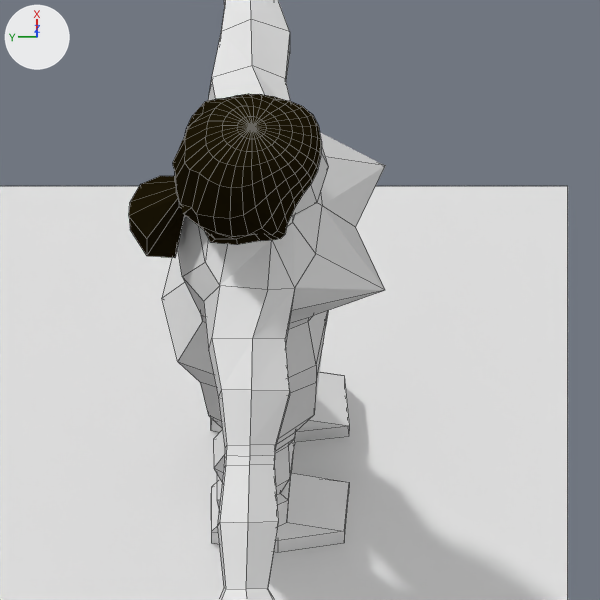
The Blender file workingfiles/peasant.blend as it was, and as the next commit left it.
Rendered twice from the file's camera 'Cam_E'. Every picture has the same lights, and +X, +Y and +Z are marked at upper left. Mesh edges are drawn as thin lines.

Before the edit, the objects in view are built like this:
```python
me_cube_001 = bpy.data.meshes.new('Cube.001')
me_cube_001.from_pydata(...)  # 401 vertices, 403 faces; spans x -6.73..6.73, y -1.59..1.54, z -7.82..5.6
me_cube_001.materials.append(mat_material_002)  # white #e7e7e7
me_plane = bpy.data.meshes.new('Plane')
me_plane.from_pydata([(-1.0, -1.0, 0.0), (1.0, -1.0, 0.0), (-1.0, 1.0, 0.0), (1.0, 1.0, 0.0)], [], [(0, 1, 3, 2)])
me_plane.materials.append(mat_shadowreceiver)  # white #e7e7e7
me_sphere = bpy.data.meshes.new('Sphere')
me_sphere.from_pydata(...)  # 281 vertices, 280 faces; spans x -1.16..1.1, y -0.98..1.72, z -2.95..1.02
me_sphere.materials.append(mat_material)  # black #1f1808
ob_cube_001 = bpy.data.objects.new('Cube.001', me_cube_001)
ob_cube_001.location = (0.0, 0.04, 7.8)
ob_cube_001.rotation_euler = (0.0, 0.0, 0.0000537)  # degrees (0, 0, 0)
ob_plane = bpy.data.objects.new('Plane', me_plane)
ob_plane.location = (0.0, 0.04, 0.0)
ob_plane.rotation_euler = (0.0, 0.0, 0.0000537)  # degrees (0, 0, 0)
ob_plane.scale = (4.15, 4.15, 4.15)
ob_sphere = bpy.data.objects.new('Sphere', me_sphere)
ob_sphere.location = (0.02, 0.32, 12.72)
ob_sphere.rotation_euler = (0.0, 0.0, 0.0000537)  # degrees (0, 0, 0)
ob_sphere.scale = (0.856, 1.0, 1.0)
```
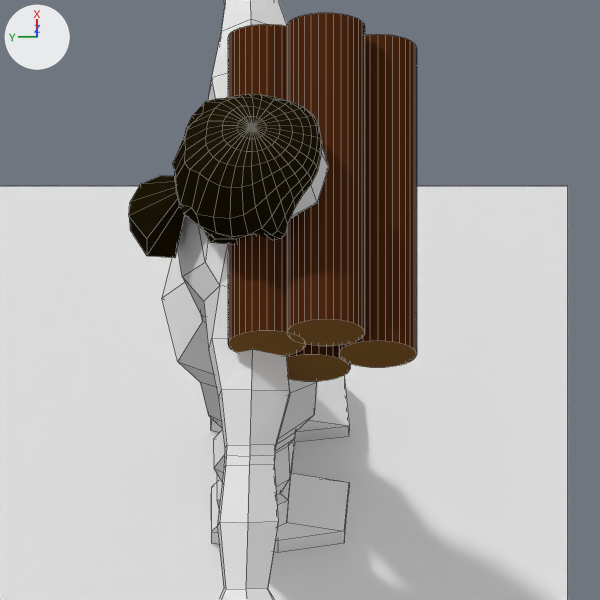
Patch to the scene script:
```diff
--- a/workingfiles/peasant.blend.py
+++ b/workingfiles/peasant.blend.py
@@ mat_material_005 @@
+mat_material_005 = diffuse_material('Material.005')
+mat_material_005.base_color = (0.214, 0.101, 0.0262)  # brown #7f592d
@@ mat_material_001 @@
+mat_material_001 = diffuse_material('Material.001')
+mat_material_001.base_color = (0.0732, 0.0194, 0.00521)  # brown #4c2610
@@ me_cylinder @@
+me_cylinder.from_pydata(...)  # 64 vertices, 34 faces; spans x -1.0..1.0, y -1.0..1.0, z -1.0..1.0
+# faces by material slot: [32, 2]
+me_cylinder.materials.append(mat_material_001)  # brown #4c2610
+me_cylinder.materials.append(mat_material_005)  # brown #7f592d
@@ ob_cylinder @@
+ob_cylinder = bpy.data.objects.new('Cylinder', me_cylinder)
+ob_cylinder.location = (0.1, -0.51, 9.95)
+ob_cylinder.rotation_euler = (0.0, 1.571, 0.0)  # degrees (0, 90, 0)
+ob_cylinder.scale = (-0.546, -0.546, -2.28)
@@ ob_cylinder_001 @@
+ob_cylinder_001 = bpy.data.objects.new('Cylinder.001', me_cylinder.copy())
+ob_cylinder_001.location = (0.1, -1.44, 10.51)
+ob_cylinder_001.rotation_euler = (0.0, 1.571, 0.0)  # degrees (0, 90, 0)
+ob_cylinder_001.scale = (-0.546, -0.546, -2.28)
@@ ob_cylinder_002 @@
+ob_cylinder_002 = bpy.data.objects.new('Cylinder.002', me_cylinder.copy())
+ob_cylinder_002.location = (0.1, 0.11, 10.93)
+ob_cylinder_002.rotation_euler = (0.0, 1.571, 0.0)  # degrees (0, 90, 0)
+ob_cylinder_002.scale = (-0.546, -0.546, -2.28)
@@ ob_cylinder_003 @@
+ob_cylinder_003 = bpy.data.objects.new('Cylinder.003', me_cylinder.copy())
+ob_cylinder_003.location = (0.1, -0.72, 11.39)
+ob_cylinder_003.rotation_euler = (0.0, 1.571, 0.0)  # degrees (0, 90, 0)
+ob_cylinder_003.scale = (-0.546, -0.546, -2.28)
```

What differs and where, as boxes [x1, y1, x2, y2] in the pictures (600 x 600 px):
'Cylinder.003', added (brown): after [287, 13, 365, 346]
    faces in mat_material_001 (brown #4c2610): [287, 13, 365, 331]
    faces in mat_material_005 (brown #7f5a2d): [287, 319, 365, 346]
'Cylinder.001', added (brown): after [339, 34, 417, 367]
    faces in mat_material_001 (brown #4c2610): [339, 34, 417, 354]
    faces in mat_material_005 (brown #7f5a2d): [339, 341, 416, 367]
'Cylinder.002', added (brown): after [228, 24, 306, 356]
    faces in mat_material_001 (brown #4c2610): [228, 24, 287, 342]
    faces in mat_material_005 (brown #7f5a2d): [228, 331, 306, 356]
'Cylinder', added (brown): after [287, 344, 350, 381]
    faces in mat_material_005 (brown #7f5a2d): [287, 355, 350, 381]
    faces in mat_material_001 (brown #4c2610): [287, 344, 350, 366]
